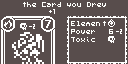
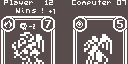
Comparing the layer stacks of the two (128, 64) images. Changes:
added layer "Computer 07" above "Wins !" over [72, 0, 126, 5]
added layer "Wins !" above "Player 12" over [16, 8, 43, 13]
added layer "Player 12" above "Geplakte laag #7" over [4, 0, 53, 5]
moved "Geplakte laag #7" above "Geplakte laag #8", painted on it over [67, 32, 116, 64]
hid "Geplakte laag #8" over [108, 36, 115, 44]
hid "Geplakte laag #5" over [115, 28, 123, 34]
hid "Geplakte laag #3" over [108, 19, 115, 27]
hid "Power" over [71, 29, 95, 34]
hid "Element" over [71, 21, 106, 26]
hid "the Card you Drew" over [23, 2, 106, 7]
hid "6" over [109, 29, 113, 34]
hid "Toxic" over [71, 37, 95, 42]
hid "Geplakte laag #1" over [67, 16, 127, 64]
added layer "Geplakte laag kopie #4" above "web_GiantShark.gif" over [72, 16, 127, 64]
